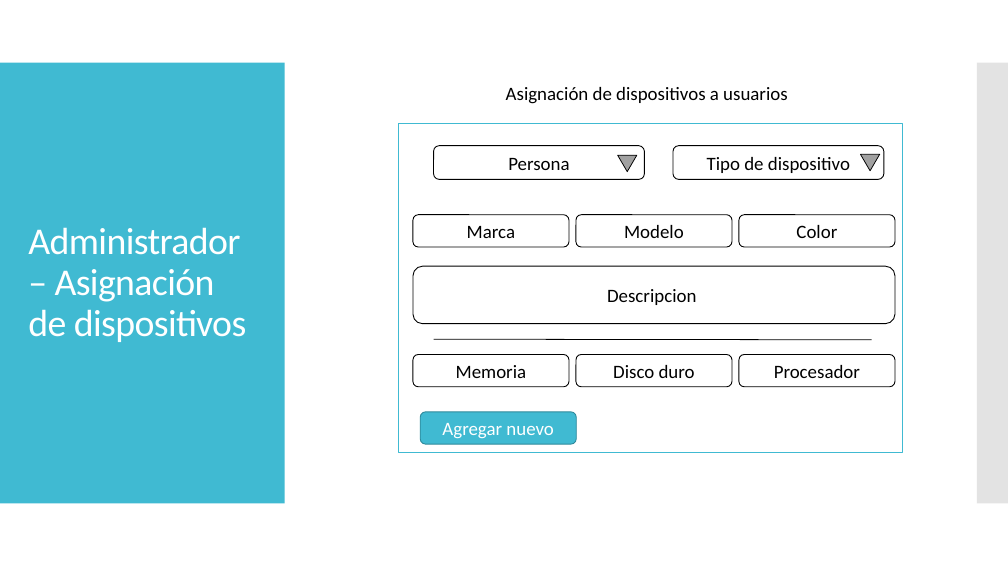
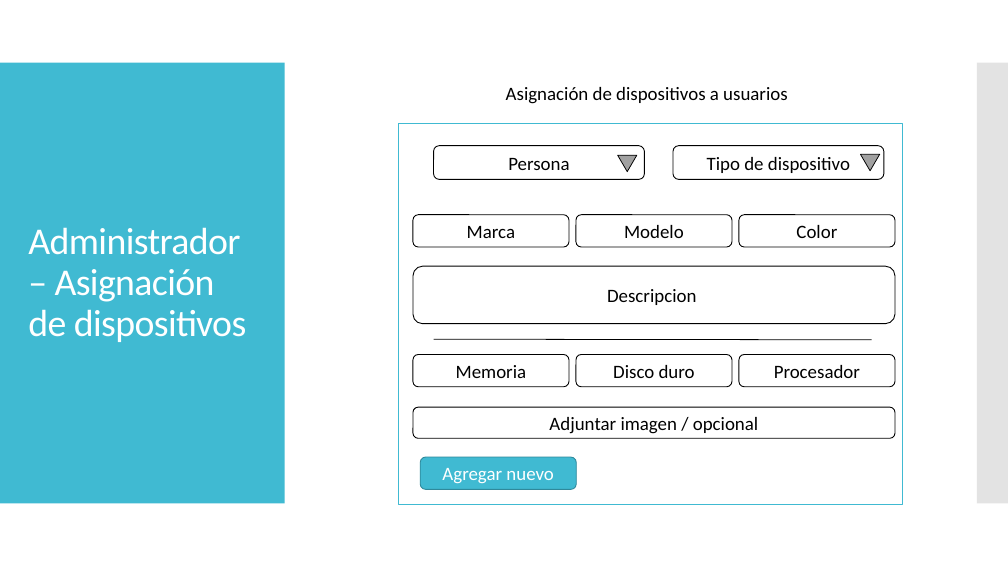
Before and after one commit to ByBoni1416/HelpDesk, a slide deck: slide 7 of docs/Sistema de mesa de ayuda o help-desk.pptx. Drawn at 1008x567 pixels with LibreOffice and Linux fonts; fonts in the diff are those of the drawing. Boxes give left, top, right and bottom in pixels: in the first picture for what was removed or moved away, otherwise in the second. Text is boxed around its words. In the diff, an @@ line names an element or a change of style, - is before the commit and + after.

```diff
--- a/docs/Sistema de mesa de ayuda o help-desk.pptx
+++ b/docs/Sistema de mesa de ayuda o help-desk.pptx
@@ rectangle resized from (x1=399, y1=124, x2=902, y2=453) to (x1=399, y1=124, x2=902, y2=504) @@
@@ rounded rectangle added at (x1=413, y1=408, x2=895, y2=439), fill #FFFFFF, outline #000000 0.85 pt, 18 pt, text #000000 @@
+Adjuntar imagen / opcional
@@ rounded rectangle "Agregar nuevo" moved from (x1=420, y1=412, x2=576, y2=445) to (x1=420, y1=457, x2=576, y2=490) @@
```
Also in this commit, not shown: 2 other slides changed, 5 slides added, 1 other file.
